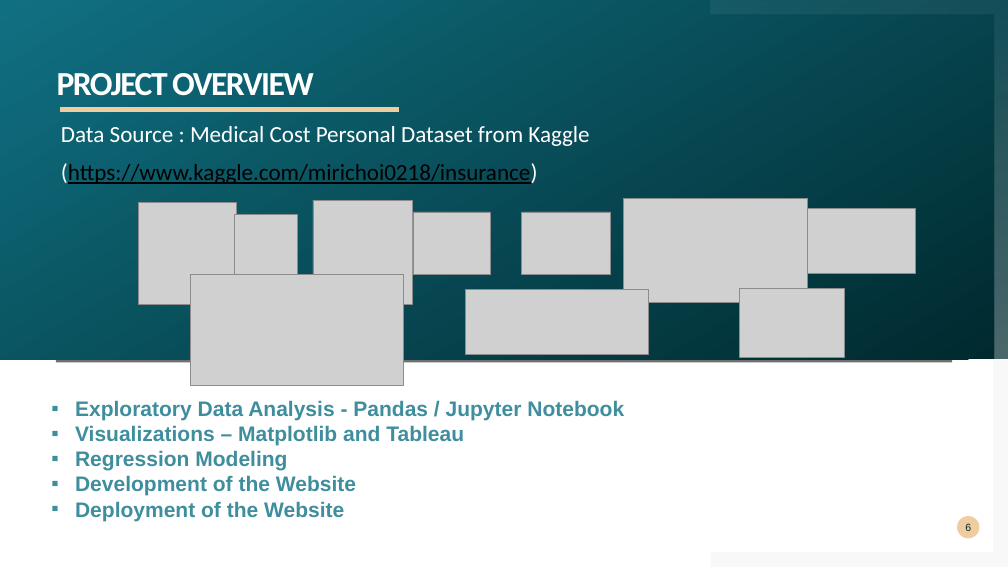
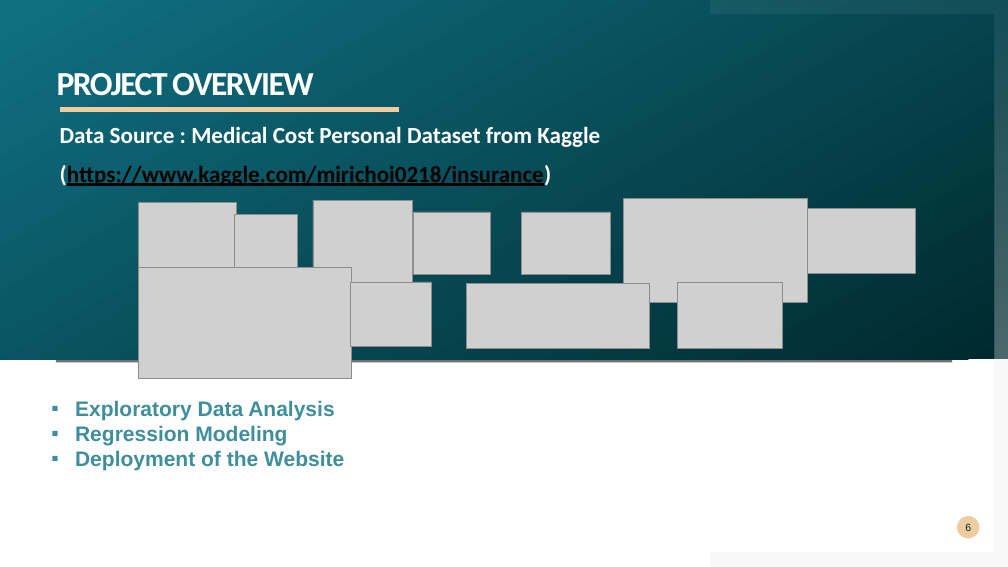
Before and after one commit to khutula/Medical-Insurance-Costs, a slide deck: slide 6 of Medical Insurance Cost.pptx. Drawn at 1008x567 pixels with LibreOffice and Linux fonts; fonts in the diff are those of the drawing; grey boxes stand for pictures. Boxes give left, top, right and bottom in pixels: in the first picture for what was removed or moved away, otherwise in the second. Text is boxed around its words. In the diff, an @@ line names an element or a change of style, - is before the commit and + after.

Commit message:
Updated Presentation

```diff
--- a/Medical Insurance Cost.pptx
+++ b/Medical Insurance Cost.pptx
@@ text "Data Source : Medical Cost ..." at [60,126,600,186]: bold on @@
@@ picture: place and size @@
-picture at [191,274,403,386]
+picture at [138,267,351,378]
@@ picture added at [350,282,432,347] @@
@@ picture: place and size @@
-picture at [466,290,648,355]
+picture at [467,284,649,349]
@@ picture: place and size @@
-picture at [740,288,845,357]
+picture at [678,282,783,349]
@@ text at [75,400,334,420]: text changed @@
-▪ Exploratory Data Analysis - Pandas / Jupyter Notebook
-▪ Visualizations – Matplotlib and Tableau
+▪ Exploratory Data Analysis
@@ text at [75,475,356,496]: paragraph removed @@
-▪ Development of the Website
```
Also in this commit, not shown: 7 other slides changed, 3 slides added, 2 slides removed.
